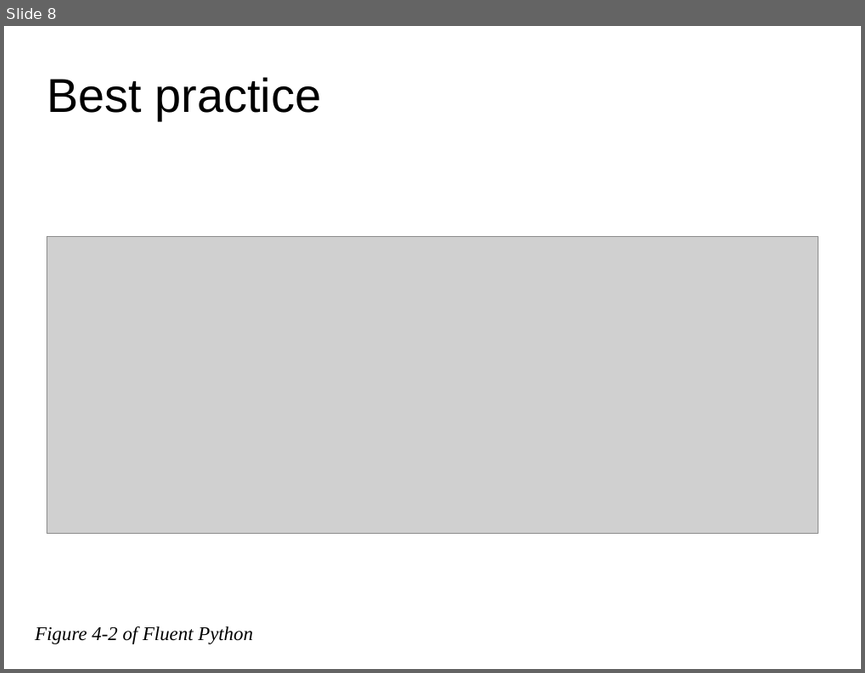
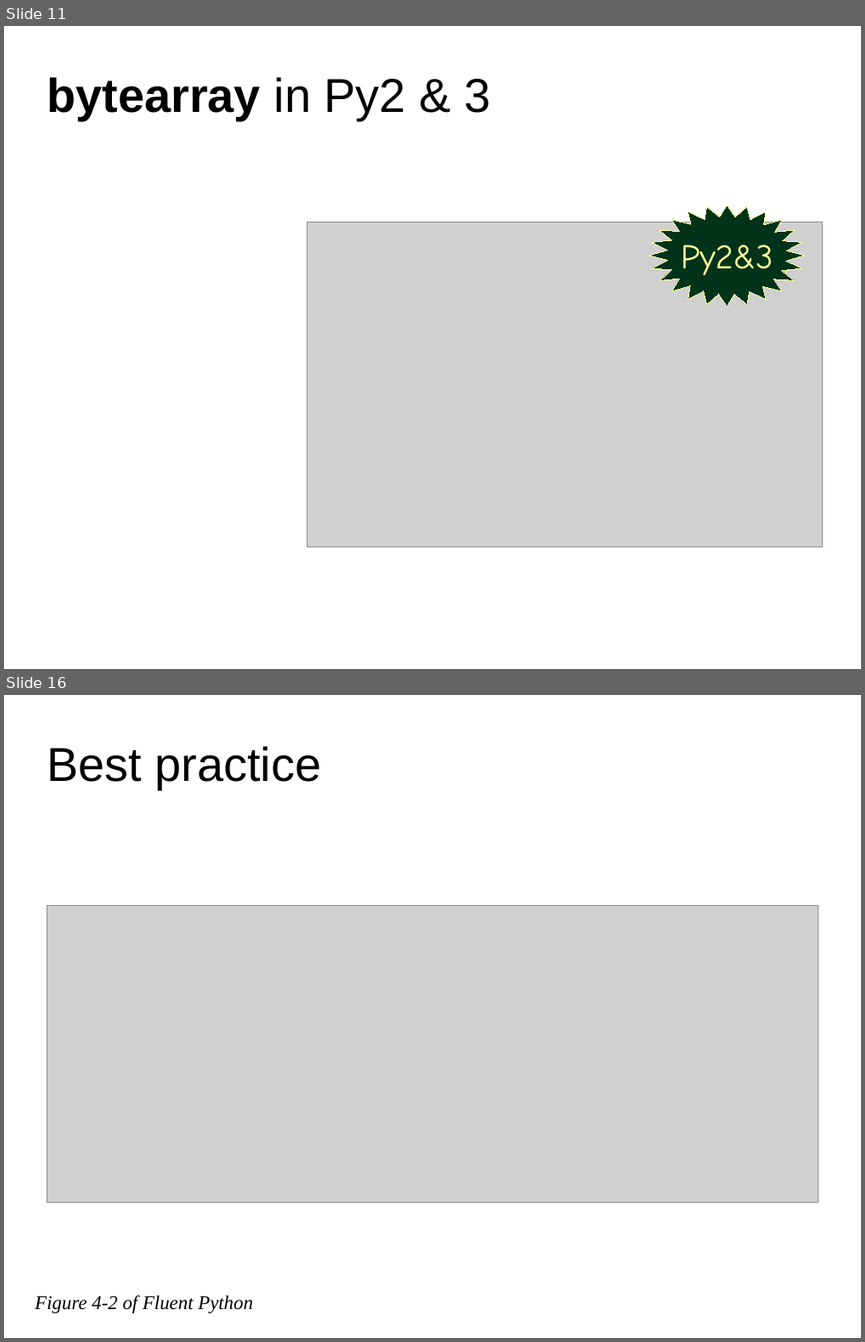
Before and after one commit to fluentpython/unicode-solutions, a slide deck: unicode-solutions.odp. Shown one above the other, each under a label of ours: slide 8 before the commit, slides 11 and 16 after it; the slides between them are not shown. The pictures are 865x673 and 865x1342 pixels, drawn with LibreOffice and Linux fonts; fonts in the diff are those of the drawing; grey boxes stand for pictures; background and template pictures are left out. Boxes give left, top, right and bottom in pixels: in the first picture for what was removed or moved away, otherwise in the second. Text is boxed around its words. In the diff, an @@ line names an element or a change of style, - is before the commit and + after.

```diff
--- a/unicode-solutions.odp
+++ b/unicode-solutions.odp
@@ slide 11 added at [4,26,861,669], background #FFFFFF @@
@@ title added at [46,77,490,120], 44 pt, text #000000, bold @@
+bytearray in Py2 & 3
@@ picture added at [307,222,822,547] @@
@@ freeform shape added at [649,204,805,306], fill #00331A, outline #FFFF99 0 pt, 32 pt, text #FFFF99 @@
+Py2&3
@@ what was slide 8 is now slide 16 @@
```
Also in this commit, not shown: 6 slides changed, 11 other slides added, 9 other files.
